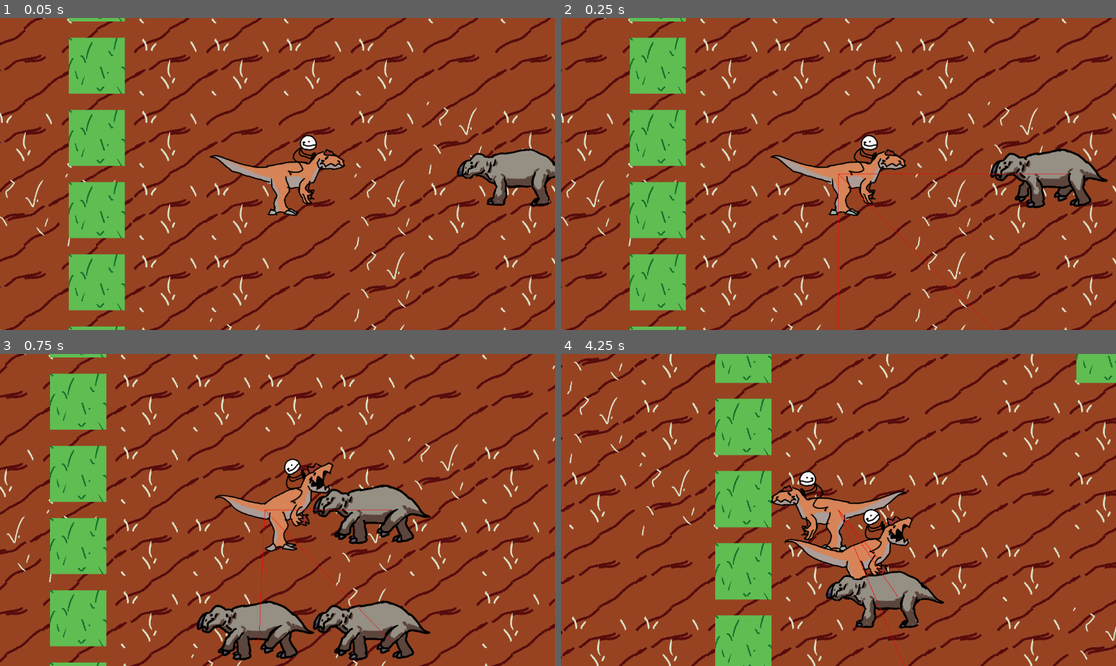
Above: before the commit, frames 1-4 (two rows, left to right).
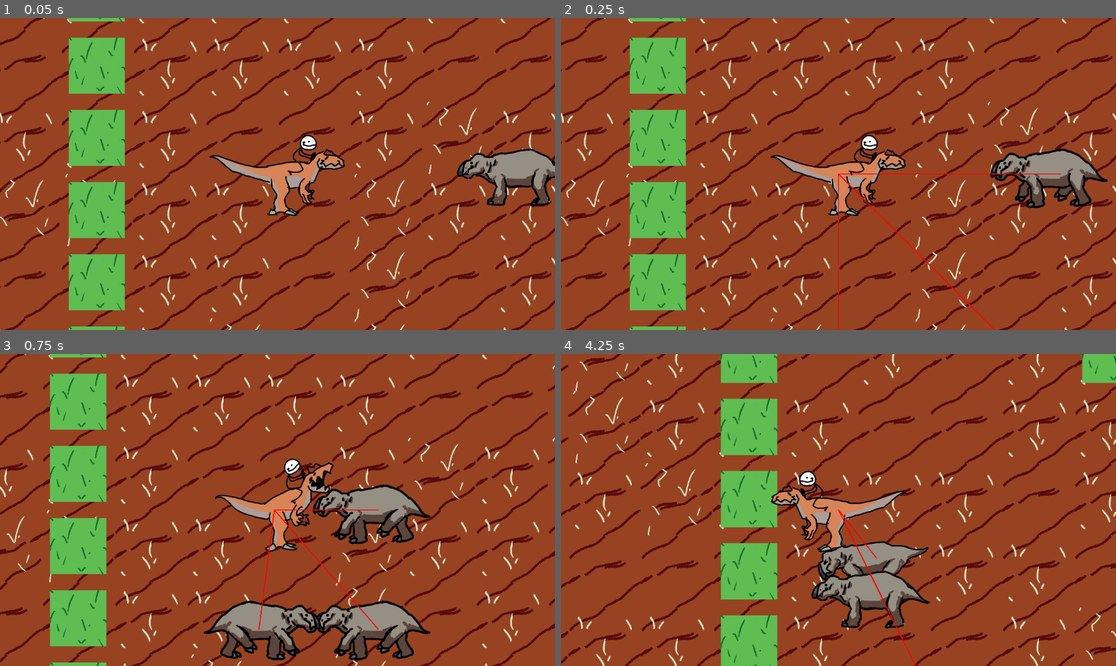
Above: after the commit, the same moments.

Repository: Jubercool/Creatures-of-The-Mesozoic-Repository
Game: Godot game, scene res://node_2d.tscn
The game is run twice, just before and just after one commit, with the same random seed, the same clock (stepped at 60 frames per second) and the same inputs.
Inputs (mouse positions are in pixels of both pictures, inside the frame that each line leads up to):
- Up to frame 1 (0.05 s): no input
- Up to frame 2 (0.25 s): no input
- Up to frame 3 (0.75 s): move the mouse to (399, 494) at 0.52 s; hold Right (ui_right) from 0.53 s (still down); click (399, 494) at 0.6 s
- Up to frame 4 (4.25 s): move the mouse to (727, 525) at 1.27 s; release Right (ui_right) at 1.28 s; hold Down (ui_down) 1.28-2.03 s; click (727, 525) at 1.35 s; move the mouse to (894, 441) at 2.02 s; hold Right (ui_right) 2.03-2.78 s; click (894, 441) at 2.1 s; move the mouse to (810, 572) at 2.77 s; hold Up (ui_up) 2.78-3.53 s; click (810, 572) at 2.85 s; move the mouse to (1005, 556) at 3.52 s; hold Left (ui_left) from 3.53 s (still down); click (1005, 556) at 3.6 s

Frame 1 is identical in both runs. In frame 2, 0.3% of the frame differs, in the area x 49-92%, y 49-100%; in frame 3, 2.1%; in frame 4, 21%, in the area x 0-100%, y 0-100%.

Commit message:
Better pathfinding + Bug Fixes + Better File Structure

Diff:
--- a/enemy.gd
+++ b/enemy.gd
@@ -1,4 +1,5 @@
 extends CharacterBody2D
+@onready var player = $"../Player"
 
 #Health
 var health = 100
@@ -7,45 +8,44 @@
 #Movement Variables
 var acceleration = Vector2()
 var pressed = [false,false]
-var max_vel = 800
+var walk_max_vel = 400
+var max_vel = walk_max_vel
+var sprint_max_vel = 800
 var acceleration_base = 70
 var acceleration_buff = 100
 var friction = 0.2
+var new_anim = true
+var keep_attacking = false
 
 #AI variables
-var seen = false
+var wander_range = 1000
+var new_target = true
+var seen = player
 var moving = [false,false,false,false]
 var attacking = [false]
-var attack_timer = [0]
-var attack_cooldown = [20]
+var attack_cooldown = [200]
+var attack_timer = [attack_cooldown[0]/2]
+var canattack = true
 var attacking_dist = 300
 var intrest_timer_init = 1000
 var intrest_timer = intrest_timer_init
 var target2 = Vector2i(0,0)
 
 #Other
-@onready var player = $"../Player"
-var target = player
+var target_position = null
 
 # Called when the node enters the scene tree for the first time.
 func _ready() -> void:
-	acceleration = Vector2(0,0)
-	velocity = Vector2(0,0)
-	pressed = [false,false]
-	seen = false
-	moving = [true,false,false,false]
-	attacking = [false]
-	$AnimatedSprite2D.animation_finished.connect(_on_animation_finished)
+	pass
+
+func _on_navigation_agent_2d_navigation_finished() -> void:
+	new_target=true
 
 func _on_timer_timeout() -> void:
-	if(is_node_ready() and target!=null):
+	if(is_node_ready() and target_position!=null):
 		$Timer.start()
-		$NavigationAgent2D.target_position=target.position
+		$NavigationAgent2D.target_position=target_position
 		target2 = $NavigationAgent2D.get_next_path_position()
-
-#Stops the animation playing when it ends
-func _on_animation_finished() -> void:
-	$AnimatedSprite2D.stop()
 
 #Finds an "optimal" path from one position (current) to another (target)
 func pathfind(current,target) -> Array:
@@ -63,18 +63,23 @@
 #Logic for when the enemy is attacking a target
 func fight() -> Array:
 	var attack = [false]
-	var seen = true
-
+	seen = player
+	max_vel=sprint_max_vel
 	#Checks if the distance to the target is less than attacking_dist
-	if(sqrt((position.x-target.position.x)**2+(position.y-target.position.y)**2)<attacking_dist):
+	if(sqrt((position.x-target_position.x)**2+(position.y-target_position.y)**2)<attacking_dist):
 		attack[0] = true
 		attack_timer[0]+=1
-	return [pathfind(position,target.position),attack,true]
+	return [pathfind(position,target_position),attack,player]
 
 #Logic for when an enemy is not attacking a target
 func wander() -> Array:
-	var target_type = randi_range(0,4)
-	return [pathfind(position,player.position),[false],true]
+	max_vel = walk_max_vel
+	if(new_target):
+		var target_type = 0#randi_range(0,3)
+		if(target_type==0):
+			target_position=Vector2i(randi_range(-wander_range,wander_range),randi_range(-wander_range,wander_range))
+		new_target=false
+	return [pathfind(position,target_position),[false],player]
 
 func move_enemy() -> void:
 	pressed = [false,false]
@@ -88,7 +93,7 @@
 			velocity.x=-max_vel
 			acceleration.x=0
 		pressed[0]=true
-		$AnimatedSprite2D.flip_h=false
+		$AnimatedSprite2D.flip_h=true
 	if moving[1]:
 		if velocity.y>-max_vel:
 			if velocity.y>0:
@@ -109,7 +114,7 @@
 			velocity.x=max_vel
 			acceleration.x=0
 		pressed[0]=true
-		$AnimatedSprite2D.flip_h=true
+		$AnimatedSprite2D.flip_h=false
 	if moving[3]:
 		if velocity.y<max_vel:
 			if velocity.y<0:
@@ -127,13 +132,15 @@
 
 # Called every frame. 'delta' is the elapsed time since the previous frame.
 func _process(delta: float) -> void:
-	var plans = [[false,false,false,false],[false],false]
-	if seen:
-		target = player
+	var plans = [[false,false,false,false],[false],null]
+	if seen!=null:
+		target_position = seen.position
 		plans = fight()
 	else:
 		plans = wander()
 	moving = plans[0]
+	if !plans[1][0]||attack_timer[0]==attack_cooldown[0]:
+		keep_attacking = true
 	attacking = plans[1]
 	seen = plans[2]
 	if health>0:
@@ -141,17 +148,30 @@
 		move_and_slide()
 		move_enemy()
 		if attacking[0]:
-			if $AnimatedSprite2D.frame==0:
+			if attack_timer[0]==attack_cooldown[0]:
+				attack_timer[0]=0
+				seen.health-=damage[0]
+			if new_anim && keep_attacking:
 				$AnimatedSprite2D.play("Bite")
-			if(attack_timer[0]==attack_cooldown[0]):
-				attack_timer[0]=0
-				target.health-=damage[0]
+				keep_attacking = false
+				new_anim=false
 		elif pressed[0]||pressed[1]:
-			if $AnimatedSprite2D.frame==0:
+			if new_anim:
 				$AnimatedSprite2D.play("Walk")
+				new_anim=false
 		else:
-			if $AnimatedSprite2D.frame==0:
+			if new_anim:
 				$AnimatedSprite2D.play("Idle")
+				new_anim=false
+		if !keep_attacking:
+			if new_anim:
+				$AnimatedSprite2D.play("Walk")
+				new_anim=false
 	else:
 		$AnimatedSprite2D.flip_v=true
 		$AnimatedSprite2D.stop()
+
+
+func _on_animated_sprite_2d_animation_finished() -> void:
+	new_anim = true
+	$AnimatedSprite2D.stop()
--- a/enemy.tscn
+++ b/enemy.tscn
@@ -1,80 +1,44 @@
 [gd_scene format=3 uid="uid://dnsy20yo8xypd"]
 
 [ext_resource type="Script" uid="uid://qiuupcln0ald" path="res://enemy.gd" id="1_qi2p4"]
-[ext_resource type="Texture2D" uid="uid://bv21g6hblxvxb" path="res://Art/Animations/maindinosprs.png" id="2_iifgy"]
-[ext_resource type="Texture2D" uid="uid://d6ctcdtg4tev" path="res://Art/Animations/Ischigualastia.png" id="3_epg4t"]
+[ext_resource type="Texture2D" uid="uid://bkjd0c4dqf4lj" path="res://Art/Animations/Ischigualastia/Attack.png" id="2_qi2p4"]
 
-[sub_resource type="AtlasTexture" id="AtlasTexture_4d7sh"]
-atlas = ExtResource("2_iifgy")
-region = Rect2(0, 0, 640, 640)
+[sub_resource type="AtlasTexture" id="AtlasTexture_iifgy"]
+atlas = ExtResource("2_qi2p4")
+region = Rect2(640, 480, 640, 480)
 
-[sub_resource type="AtlasTexture" id="AtlasTexture_ir8iy"]
-atlas = ExtResource("2_iifgy")
-region = Rect2(640, 0, 640, 640)
+[sub_resource type="AtlasTexture" id="AtlasTexture_epg4t"]
+atlas = ExtResource("2_qi2p4")
+region = Rect2(0, 960, 640, 480)
 
-[sub_resource type="AtlasTexture" id="AtlasTexture_hqns4"]
-atlas = ExtResource("2_iifgy")
-region = Rect2(1280, 0, 640, 640)
-
-[sub_resource type="AtlasTexture" id="AtlasTexture_x0ka3"]
-atlas = ExtResource("2_iifgy")
-region = Rect2(1920, 0, 640, 640)
-
-[sub_resource type="AtlasTexture" id="AtlasTexture_0h7mo"]
-atlas = ExtResource("2_iifgy")
-region = Rect2(2560, 0, 640, 640)
-
-[sub_resource type="AtlasTexture" id="AtlasTexture_nr8wp"]
-atlas = ExtResource("2_iifgy")
-region = Rect2(3200, 0, 640, 640)
-
-[sub_resource type="AtlasTexture" id="AtlasTexture_d2bti"]
-atlas = ExtResource("2_iifgy")
-region = Rect2(3840, 0, 640, 640)
-
-[sub_resource type="AtlasTexture" id="AtlasTexture_ta5nu"]
-atlas = ExtResource("3_epg4t")
+[sub_resource type="AtlasTexture" id="AtlasTexture_4gyqm"]
+atlas = ExtResource("2_qi2p4")
 region = Rect2(0, 0, 640, 480)
 
-[sub_resource type="AtlasTexture" id="AtlasTexture_flf07"]
-atlas = ExtResource("3_epg4t")
+[sub_resource type="AtlasTexture" id="AtlasTexture_qi2p4"]
+atlas = ExtResource("2_qi2p4")
+region = Rect2(640, 0, 640, 480)
+
+[sub_resource type="AtlasTexture" id="AtlasTexture_3yqyl"]
+atlas = ExtResource("2_qi2p4")
+region = Rect2(0, 0, 640, 480)
+
+[sub_resource type="AtlasTexture" id="AtlasTexture_wujgv"]
+atlas = ExtResource("2_qi2p4")
 region = Rect2(0, 480, 640, 480)
-
-[sub_resource type="AtlasTexture" id="AtlasTexture_k73cj"]
-atlas = ExtResource("3_epg4t")
-region = Rect2(0, 960, 640, 480)
-
-[sub_resource type="AtlasTexture" id="AtlasTexture_rjqkl"]
-atlas = ExtResource("3_epg4t")
-region = Rect2(0, 1440, 640, 480)
 
 [sub_resource type="SpriteFrames" id="SpriteFrames_fs4d3"]
 animations = [{
 "frames": [{
 "duration": 1.0,
-"texture": SubResource("AtlasTexture_4d7sh")
+"texture": SubResource("AtlasTexture_iifgy")
 }, {
 "duration": 1.0,
-"texture": SubResource("AtlasTexture_ir8iy")
-}, {
-"duration": 1.0,
-"texture": SubResource("AtlasTexture_hqns4")
-}, {
-"duration": 1.0,
-"texture": SubResource("AtlasTexture_x0ka3")
-}, {
-"duration": 1.0,
-"texture": SubResource("AtlasTexture_0h7mo")
-}, {
-"duration": 1.0,
-"texture": SubResource("AtlasTexture_nr8wp")
-}, {
-"duration": 1.0,
-"texture": SubResource("AtlasTexture_d2bti")
+"texture": SubResource("AtlasTexture_epg4t")
 }],
 "loop": false,
 "name": &"Bite",
-"speed": 24.0
+"speed": 5.0
 }, {
 "frames": [],
 "loop": true,
@@ -83,16 +47,16 @@
 }, {
 "frames": [{
 "duration": 1.0,
-"texture": SubResource("AtlasTexture_ta5nu")
+"texture": SubResource("AtlasTexture_4gyqm")
 }, {
 "duration": 1.0,
-"texture": SubResource("AtlasTexture_flf07")
+"texture": SubResource("AtlasTexture_qi2p4")
 }, {
 "duration": 1.0,
-"texture": SubResource("AtlasTexture_k73cj")
+"texture": SubResource("AtlasTexture_3yqyl")
 }, {
 "duration": 1.0,
-"texture": SubResource("AtlasTexture_rjqkl")
+"texture": SubResource("AtlasTexture_wujgv")
 }],
 "loop": false,
 "name": &"Walk",
@@ -105,8 +69,6 @@
 
 [node name="Enemy" type="CharacterBody2D" unique_id=1360357818]
 y_sort_enabled = true
-collision_layer = 3
-collision_mask = 3
 script = ExtResource("1_qi2p4")
 
 [node name="AnimatedSprite2D" type="AnimatedSprite2D" parent="." unique_id=1932632704]
@@ -119,11 +81,16 @@
 shape = SubResource("CapsuleShape2D_ir8iy")
 
 [node name="Timer" type="Timer" parent="." unique_id=382646693]
-wait_time = 0.15
+wait_time = 0.05
 autostart = true
 
 [node name="NavigationAgent2D" type="NavigationAgent2D" parent="." unique_id=2077886006]
 path_desired_distance = 50.0
+target_desired_distance = 50.0
 debug_enabled = true
+debug_path_custom_point_size = 30.0
+debug_path_custom_line_width = 4.0
 
+[connection signal="animation_finished" from="AnimatedSprite2D" to="." method="_on_animated_sprite_2d_animation_finished"]
 [connection signal="timeout" from="Timer" to="." method="_on_timer_timeout"]
+[connection signal="navigation_finished" from="NavigationAgent2D" to="." method="_on_navigation_agent_2d_navigation_finished"]
--- a/initial.gd
+++ b/initial.gd
@@ -5,6 +5,7 @@
 func _ready() -> void:
 	var enemy1 = enemyscene.instantiate()
 	enemy1.position=Vector2i(1000,0)
+	#enemy1.health=200
 	enemy1.add_to_group("enemies")
 	add_child(enemy1)
 	var enemy2 = enemyscene.instantiate()
--- a/node_2d.tscn
+++ b/node_2d.tscn
@@ -10,17 +10,13 @@
 [ext_resource type="Texture2D" uid="uid://ddr2ix4abnp1d" path="res://Art/Tiles/grass2.png" id="5_4d7sh"]
 [ext_resource type="Texture2D" uid="uid://bg15kt0ymmeoy" path="res://Art/Tiles/grass3.png" id="6_ir8iy"]
 
-[sub_resource type="NavigationPolygon" id="NavigationPolygon_ir8iy"]
-vertices = PackedVector2Array(2702.0625, 300.46875, 4079.2422, -2561.3984, 4187.8203, 3076.8984, 2349.5078, 1803.8672, 2689.3125, -1509.6719, -3040.8125, -2976.8672, 4419.867, -2897.25, -519.90625, -2083.5078, -366.46875, 1749.3281, -547.90625, 1770.7422, -324.52344, 1491.1016, 2060.211, 1462.1016, 615.60156, -1225.0781, -252.32031, 2150.9688, -242.3125, 1840.8594, 2354.9297, -780.5, 594.1797, -1494.9219, 2424.5703, 346.53906, -2301.1406, 3685.1172, -994.0625, 2153.0313, -967.9531, -1983.0234)
-polygons = Array[PackedInt32Array]([PackedInt32Array(0, 1, 2, 3), PackedInt32Array(1, 0, 4), PackedInt32Array(5, 6, 1, 4, 7), PackedInt32Array(8, 9, 7, 10), PackedInt32Array(11, 10, 7, 12), PackedInt32Array(13, 14, 3), PackedInt32Array(12, 15, 11), PackedInt32Array(16, 12, 7), PackedInt32Array(3, 17, 0), PackedInt32Array(3, 2, 18, 13), PackedInt32Array(19, 13, 18), PackedInt32Array(19, 18, 5, 20), PackedInt32Array(7, 20, 5), PackedInt32Array(7, 4, 16)])
-outlines = Array[PackedVector2Array]([PackedVector2Array(2340, 1794, -252, 1831, -262, 2141, -984, 2143, -958, -1975, -530, -2071, -558, 1782, -357.813, 1758.377, -316, 1501, 2069, 1472, 2366, -788, 625, -1233, 605, -1485, 3019, -1502, 4444, -2907, -3052, -2987, -2310, 3696, 4198, 3086, 4085, -2782, 2679, -1554, 2692, 292, 2415, 338)])
-
 [sub_resource type="TileSetAtlasSource" id="TileSetAtlasSource_0hol4"]
 texture = ExtResource("1_epypp")
 texture_region_size = Vector2i(779, 779)
 224:21/0 = 0
 0:0/0 = 0
 0:0/0/physics_layer_0/polygon_0/points = PackedVector2Array(-500, -500, 500, -500, 500, 500, -500, 500)
+0:0/0/physics_layer_1/polygon_0/points = PackedVector2Array(-1000, -1000, 1000, -1000, 1000, 1000, -1000, 1000)
 
 [sub_resource type="TileSetAtlasSource" id="TileSetAtlasSource_d21ai"]
 texture = ExtResource("2_kdubu")
@@ -49,14 +45,21 @@
 
 [sub_resource type="TileSet" id="TileSet_q6r6c"]
 tile_size = Vector2i(1000, 1000)
-physics_layer_0/collision_layer = 3
-physics_layer_0/collision_mask = 3
+physics_layer_0/collision_layer = 1
+physics_layer_0/collision_mask = 0
+physics_layer_1/collision_layer = 2
+physics_layer_1/collision_mask = 0
 sources/0 = SubResource("TileSetAtlasSource_0hol4")
 sources/1 = SubResource("TileSetAtlasSource_d21ai")
 sources/2 = SubResource("TileSetAtlasSource_rj586")
 sources/3 = SubResource("TileSetAtlasSource_4d7sh")
 sources/4 = SubResource("TileSetAtlasSource_ir8iy")
 sources/5 = SubResource("TileSetAtlasSource_hqns4")
+
+[sub_resource type="NavigationPolygon" id="NavigationPolygon_ir8iy"]
+vertices = PackedVector2Array(2860, 460, 5894.7813, -5840.0703, 5654.203, 5676.1016, 2560, 1960, 2860, -1660, -5831.9375, -5930.922, -440, -2260, 440, -1040, 1640, -1040, 1640, -740, -440, 1340, 2240, -740, 2240, 140, 1940, 140, 1940, 1340, -140, 2260, -140, 1960, 2560, 460, -5772.047, 5795.8906, -1060, 2260, -1060, -2260, 440, -1660)
+polygons = Array[PackedInt32Array]([PackedInt32Array(0, 1, 2, 3), PackedInt32Array(1, 0, 4), PackedInt32Array(5, 1, 4, 6), PackedInt32Array(7, 8, 9, 10), PackedInt32Array(9, 11, 12, 13), PackedInt32Array(13, 14, 10, 9), PackedInt32Array(15, 16, 3), PackedInt32Array(3, 17, 0), PackedInt32Array(3, 2, 18, 15), PackedInt32Array(19, 15, 18), PackedInt32Array(19, 18, 5, 20), PackedInt32Array(7, 10, 6, 21), PackedInt32Array(6, 20, 5), PackedInt32Array(6, 4, 21)])
+outlines = Array[PackedVector2Array]([PackedVector2Array(5905, -5850, -5842, -5941, -5782, 5806, 5664, 5686)])
 
 [sub_resource type="AtlasTexture" id="AtlasTexture_0e48y"]
 atlas = ExtResource("1_wtcfe")
@@ -133,16 +136,16 @@
 y_sort_enabled = true
 script = ExtResource("1_4d7sh")
 
-[node name="NavigationRegion2D" type="NavigationRegion2D" parent="." unique_id=17992964]
-navigation_polygon = SubResource("NavigationPolygon_ir8iy")
-
 [node name="TileMapLayer" type="TileMapLayer" parent="." unique_id=408434693]
 z_index = -1
 scale = Vector2(0.3, 0.3)
 tile_map_data = PackedByteArray("AAD7//v/BQAAAAAAAAD7//z/BQAAAAAAAAD7//3/AQAAAAAAAAD7//7/AgAAAAAAAAD7////AQAAAAAAAAD7/w …(25520 unchanged characters)…
 tile_set = SubResource("TileSet_q6r6c")
 
-[node name="TileMapLayer2" type="TileMapLayer" parent="." unique_id=2038443215]
+[node name="NavigationRegion2D" type="NavigationRegion2D" parent="." unique_id=17992964]
+navigation_polygon = SubResource("NavigationPolygon_ir8iy")
+
+[node name="TileMapLayer2" type="TileMapLayer" parent="NavigationRegion2D" unique_id=2038443215]
 z_index = -1
 scale = Vector2(0.3, 0.3)
 tile_map_data = PackedByteArray("AAD9//n/AAAAAAAAAAD9//r/AAAAAAAAAAD9//v/AAAAAAAAAAD9//z/AAAAAAAAAAD9//3/AAAAAAAAAAD9// …(592 unchanged characters)…
Binary file added: Art/Animations/Ischigualastia/Attack.png
Not shown, added: Art/Animations/Ischigualastia/Attack.png.import
Renamed: Art/Animations/Ischigualastia.png -> Art/Animations/Ischigualastia/Walk.png
Not shown, changed: Art/Animations/Ischigualastia/Walk.png.import
